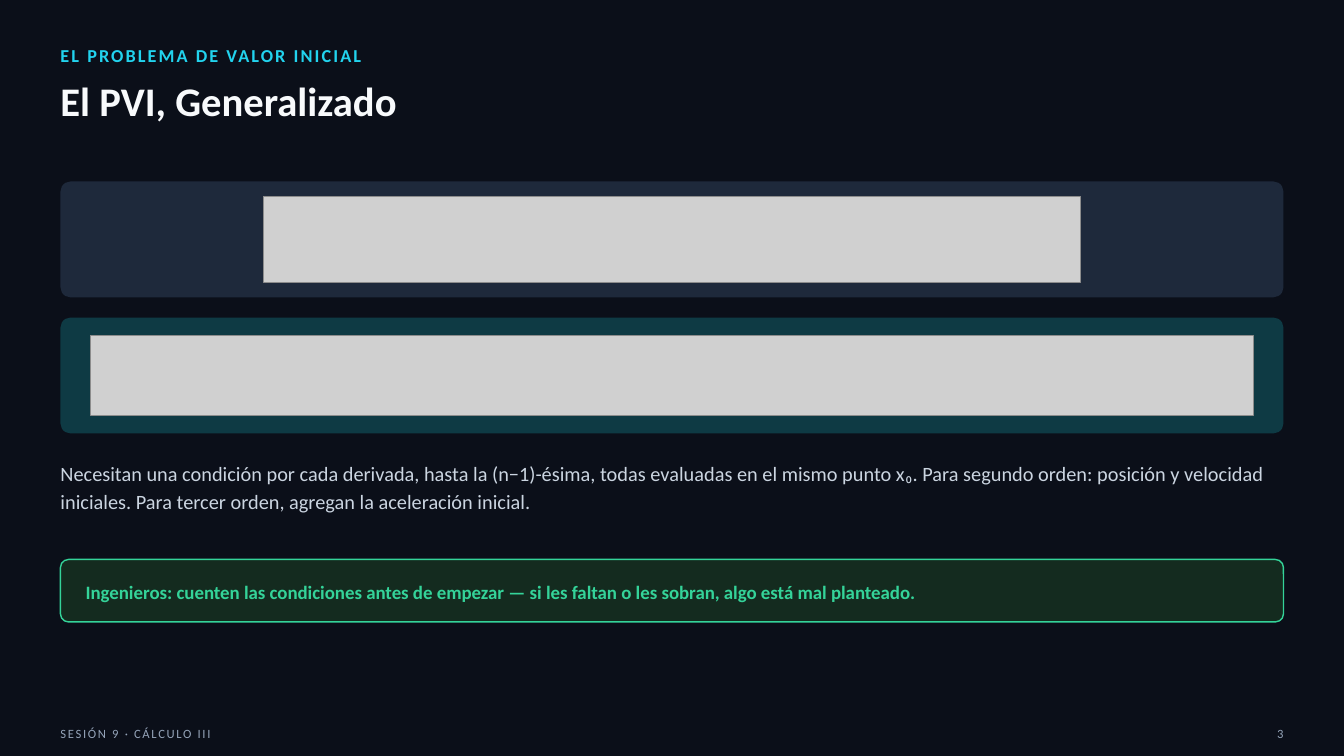
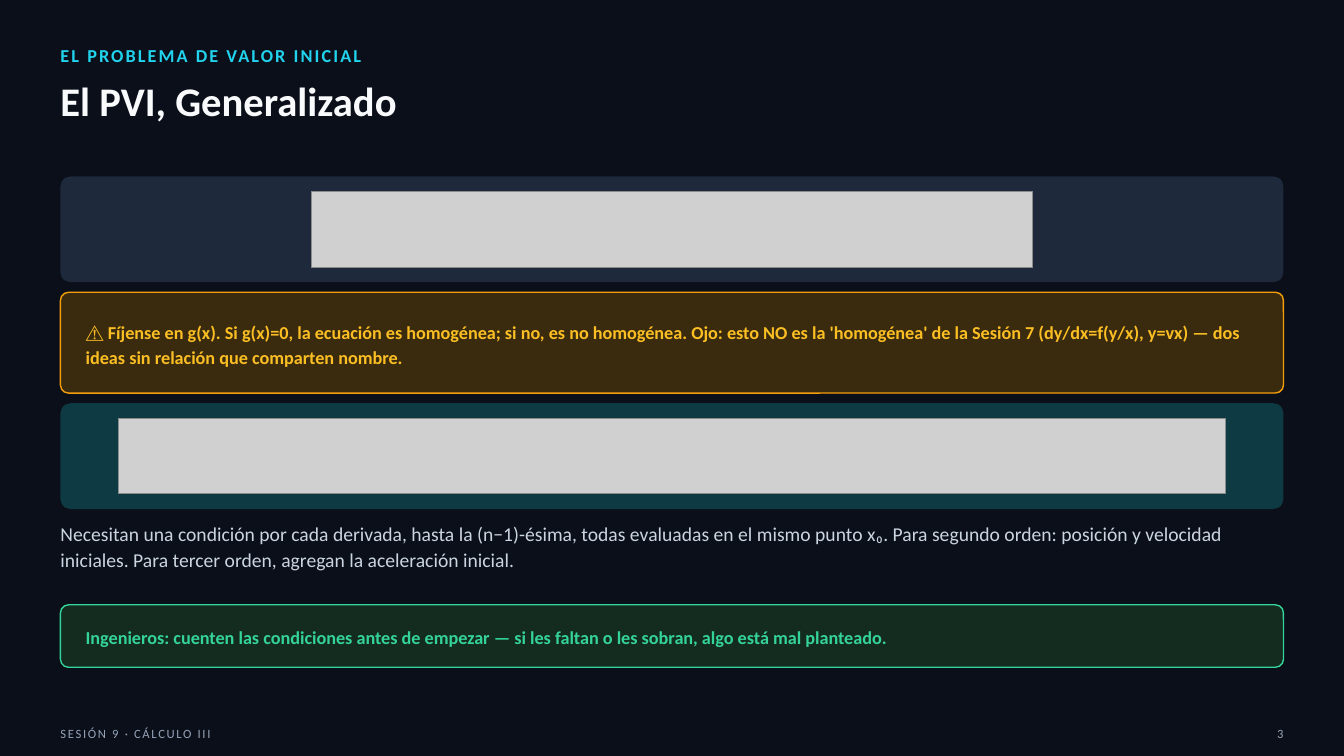
Before and after one commit to SernaEd/FirmsSimulationClass, a slide deck: slide 3 of sesion9/Sesion9_Teoria_Preliminar.pptx. Drawn at 1344x756 pixels with LibreOffice and Linux fonts; fonts in the diff are those of the drawing; grey boxes stand for pictures. Boxes give left, top, right and bottom in pixels: in the first picture for what was removed or moved away, otherwise in the second. Text is boxed around its words. In the diff, an @@ line names an element or a change of style, - is before the commit and + after.

```diff
--- a/sesion9/Sesion9_Teoria_Preliminar.pptx
+++ b/sesion9/Sesion9_Teoria_Preliminar.pptx
@@ rounded rectangle: place and size @@
-rounded rectangle at bbox=[60, 181, 1284, 297]
+rounded rectangle at bbox=[60, 176, 1284, 282]
@@ rounded rectangle at bbox=[60, 176, 1284, 282]: proportions changed @@
@@ picture: place and size @@
-picture at bbox=[263, 197, 1081, 282]
+picture at bbox=[312, 192, 1033, 267]
@@ rounded rectangle added at bbox=[60, 292, 1284, 393], fill #3A2A0E, outline #F59E0B 1 pt @@
@@ text added at bbox=[86, 325, 1240, 367], 13 pt, text #FBBF24, bold @@
+⚠ Fíjense en g(x). Si g(x)=0, la ecuación es homogénea; si no, es no homogénea. Ojo: esto NO es la 'homogénea' de la Sesión 7 (dy/dx=f(y/x), y=vx) — dos ideas sin relación que comparten nombre.
@@ rounded rectangle at bbox=[60, 403, 1284, 509]: proportions changed @@
@@ rounded rectangle: place and size @@
-rounded rectangle at bbox=[60, 318, 1284, 434]
+rounded rectangle at bbox=[60, 403, 1284, 509]
@@ picture: place and size @@
-picture at bbox=[91, 336, 1253, 415]
+picture at bbox=[119, 418, 1226, 494]
@@ text "Necesitan una condición por cada ...": place and size @@
-text "Necesitan una condición por cada ..." at bbox=[60, 466, 1263, 513]
+text "Necesitan una condición por cada ..." at bbox=[60, 527, 1221, 571]
@@ text "Necesitan una condición por cada ..." at bbox=[60, 527, 1221, 571]: size 14.5 to 14 pt @@
@@ rounded rectangle: place and size @@
-rounded rectangle at bbox=[60, 560, 1284, 622]
+rounded rectangle at bbox=[60, 605, 1284, 667]
@@ text "Ingenieros: cuenten las condiciones antes ...": place and size @@
-text "Ingenieros: cuenten las condiciones antes ..." at bbox=[86, 585, 915, 602]
+text "Ingenieros: cuenten las condiciones antes ..." at bbox=[86, 631, 886, 647]
@@ text "Ingenieros: cuenten las condiciones antes ..." at bbox=[86, 631, 886, 647]: size 13.5 to 13 pt @@
```
Also in this commit, not shown: 1 other slide changed, 2 other files.
